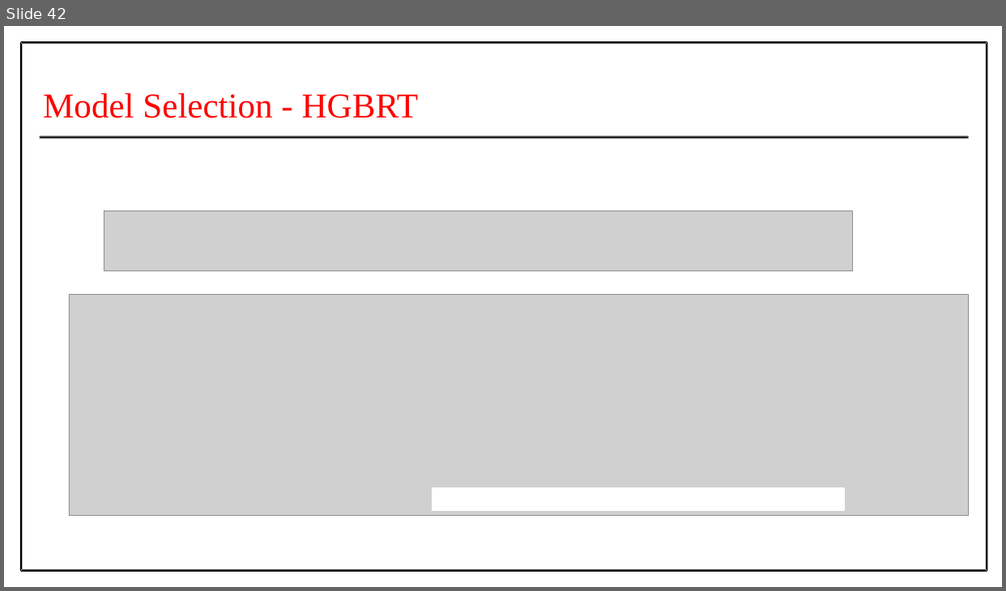
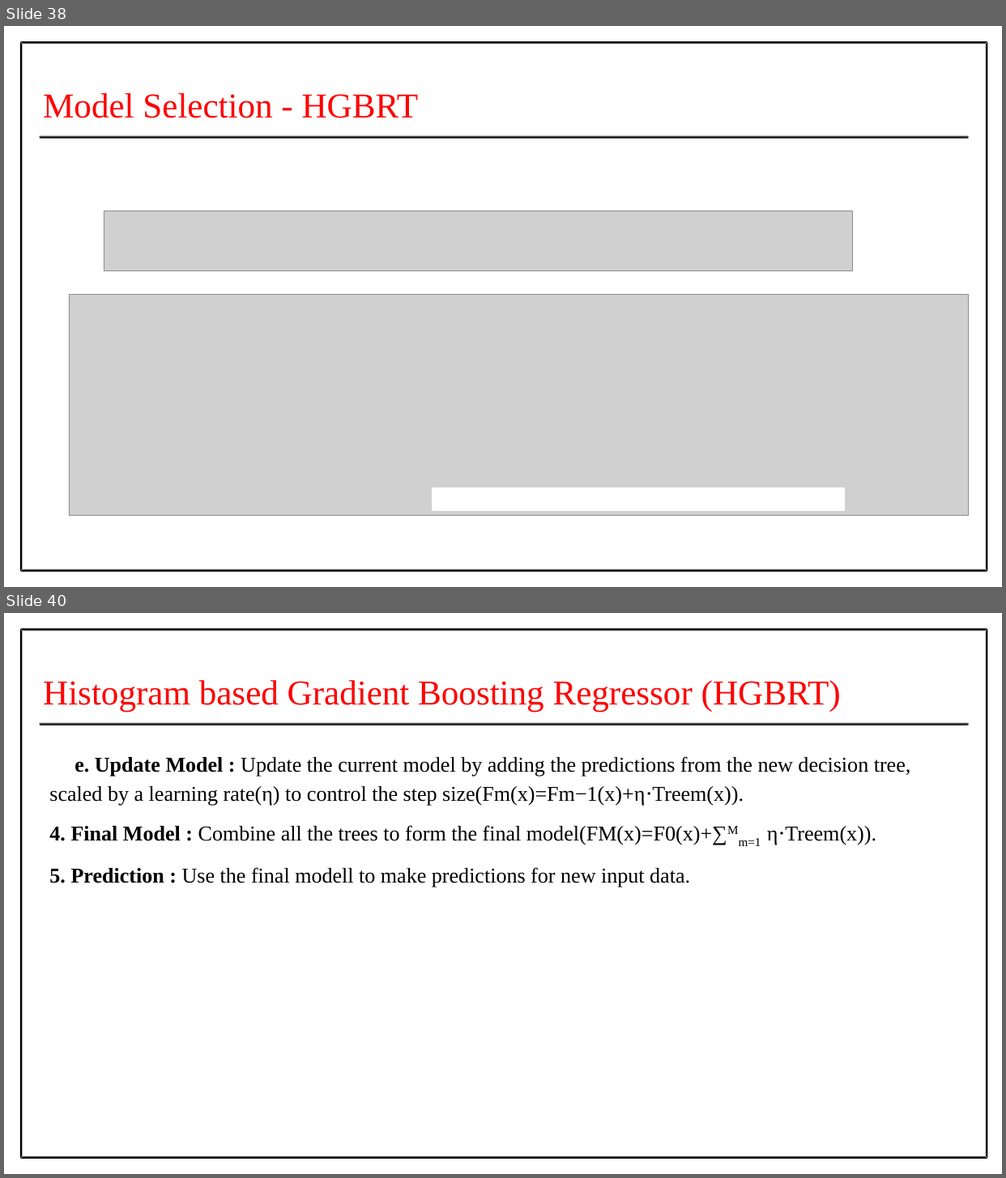
Before and after one commit to Prithiv-vijai/5g_MEC, a slide deck: files/Batch_4 IT-G2 Second Review.pptx. Shown one above the other, each under a label of ours: slide 42 before the commit, slides 38 and 40 after it; the slides between them are not shown. The pictures are 1006x591 and 1006x1178 pixels, drawn with LibreOffice and Linux fonts; fonts in the diff are those of the drawing; grey boxes stand for pictures. Boxes give left, top, right and bottom in pixels: in the first picture for what was removed or moved away, otherwise in the second. Text is boxed around its words. In the diff, an @@ line names an element or a change of style, - is before the commit and + after.

```diff
--- a/files/Batch_4 IT-G2 Second Review.pptx
+++ b/files/Batch_4 IT-G2 Second Review.pptx
@@ slide 40 added at [4, 613, 1002, 1174], background #FFFFFF @@
@@ freeform shape added at [20, 628, 987, 1159], fill #000000 @@
@@ text added at [43, 680, 841, 712], 50.4 pt, text #FF0000 @@
+Histogram based Gradient Boosting Regressor (HGBRT)
@@ freeform shape added at [40, 723, 968, 726], fill #000000 @@
@@ freeform shape added at [40, 723, 969, 726], fill #595959 @@
@@ text added at [49, 756, 911, 888], 30.5 pt, text #000000 @@
+e. Update Model : Update the current model by adding the predictions from the new decision tree, scaled by a learning rate(η) to control the step size(Fm(x)=Fm−1(x)+η⋅Treem(x)).
+4. Final Model : Combine all the trees to form the final model(FM(x)=F0(x)+∑Mm=1 η⋅Treem(x)).
+5. Prediction : Use the final modell to make predictions for new input data.
@@ what was slide 42 is now slide 38 @@
```
Also in this commit, not shown: 8 slides changed, 1 other slide added, 6 other files.
